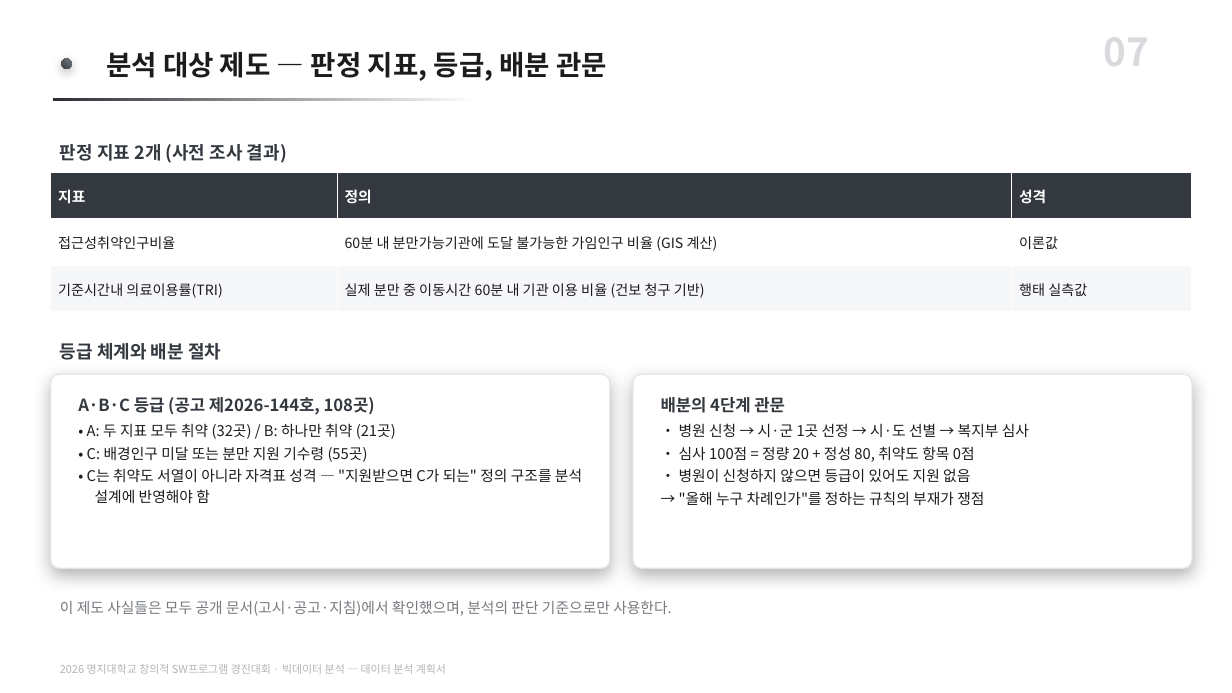
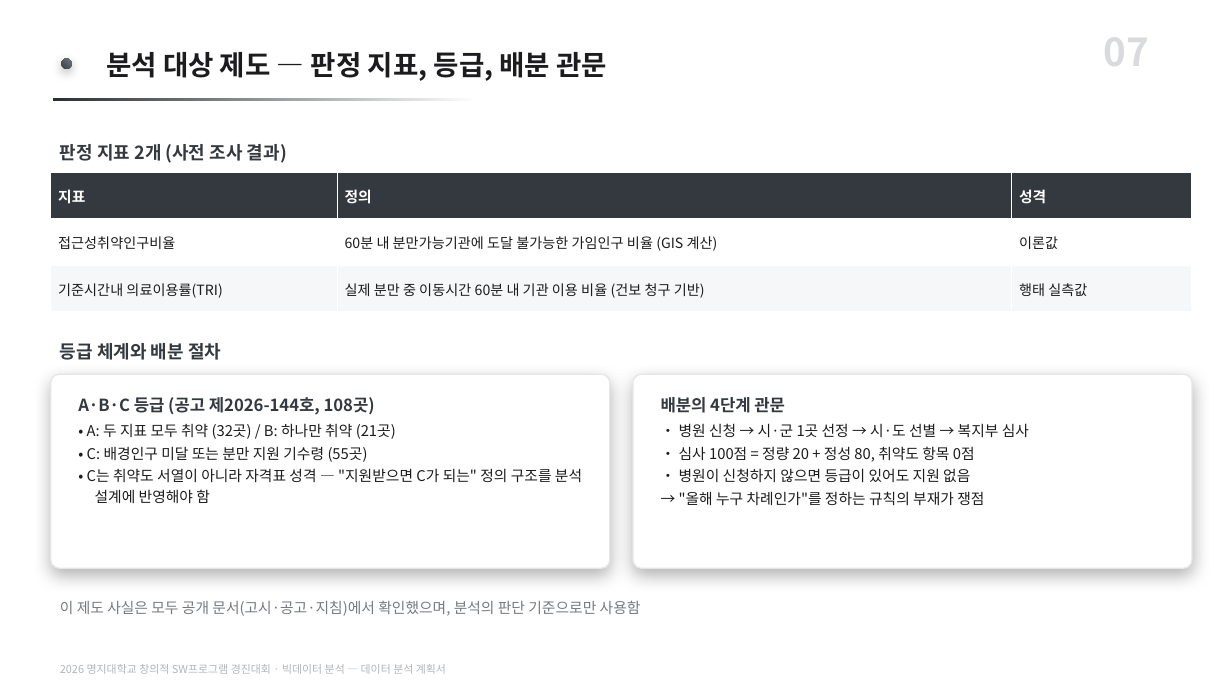
Before and after one commit to karvvan/maternity-care-policy-audit, a slide deck: slide 7 of 04_제출물/데이터분석_계획서.pptx. Drawn at 1232x693 pixels with LibreOffice and Linux fonts; fonts in the diff are those of the drawing. Boxes give left, top, right and bottom in pixels: in the first picture for what was removed or moved away, otherwise in the second. Text is boxed around its words. In the diff, an @@ line names an element or a change of style, - is before the commit and + after.

Commit message:
계획서 PPT 개조식 전환 (44곳)
보고서와 문체를 맞춘다. 종결어미를 ~함/~임/명사형으로 바꾸고, 지시문 성격의
줄("~한다")은 명사구로 정리했다. 잔여 서술체 0.

- 제출본은 문단 치환 44/44로 반영(재생성 아님). 대표자가 직접 고친 문구
  (검증 타겟 1·2, "여전히 존재하는 분만취약지" 등)는 전부 보존.
- 생성기도 같은 문구로 동기화해 재생성 시 되돌아가지 않게 함.
- 결과보고서 PPT는 팀원 작업 중이라 손대지 않음(HOLD). 점검만 수행 — 이상 없음.

```diff
--- a/04_제출물/데이터분석_계획서.pptx
+++ b/04_제출물/데이터분석_계획서.pptx
@@ text at (60, 600, 641, 616): text changed @@
-이 제도 사실들은 모두 공개 문서(고시·공고·지침)에서 확인했으며, 분석의 판단 기준으로만 사용한다.
+이 제도 사실은 모두 공개 문서(고시·공고·지침)에서 확인했으며, 분석의 판단 기준으로만 사용함
```
Also in this commit, not shown: 9 other slides changed, 2 other files.
